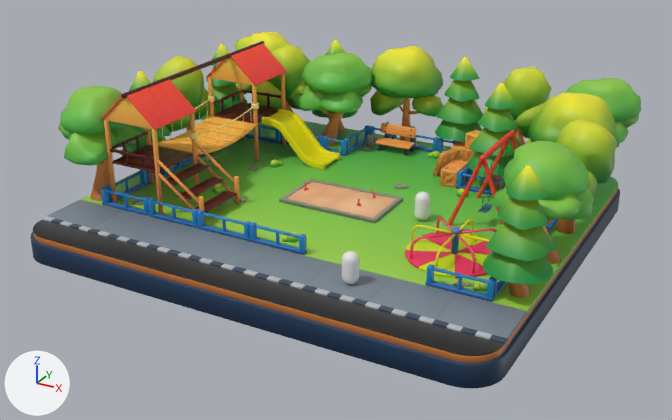
The FBX model Assets/3D Model/FBX/Map/playground2.fbx, before and after one commit.
Before and after are seen from a 50 mm camera at (15.1, -28.0, 12.6) aimed at (0.9, -2.2, -0.3). The axes (+X, +Y, +Z) are drawn at lower left. The lights are the same throughout. Where no turn or scale is listed for an object, it has been applied to the vertices.
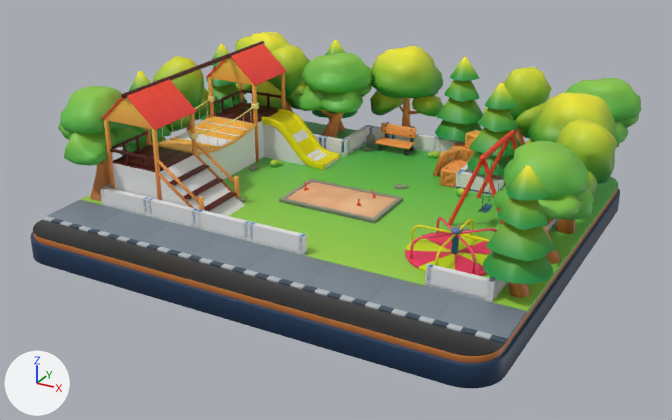
What differs and where, as boxes (x1, y1, x2, y2) in the pictures (672 x 420 px):
'fence collider', added
    after: (100, 125, 559, 302)
'castle collider', added
    after: (112, 116, 338, 216)
'Cylinder.006', deleted
    before: (342, 251, 359, 284)
'Cylinder', deleted
    before: (414, 191, 430, 221)

The change in detail:
Mesh me_cube_004 is new.
It has 80 vertices, 76 faces and spans x -11.4..2.6, y 0.7..11.1, z 0.0..0.6.
Mesh me_cube_003 is new.
It has 86 vertices, 83 faces and spans x -3.37..1.37, y -1.0..6.8, z -0.72..0.78.
Object 'Cylinder.006' (ob_cylinder_006) is deleted.
Object 'Cylinder' (ob_cylinder) is deleted.
Object 'fence collider' (ob_fence_collider) is new; it shows me_cube_004.
Its location is (5.4, -6.9, 0.0).
Object 'castle collider' (ob_castle_collider) is new; it shows me_cube_003.
Its location is (-2.38, -4.9, 0.72).
